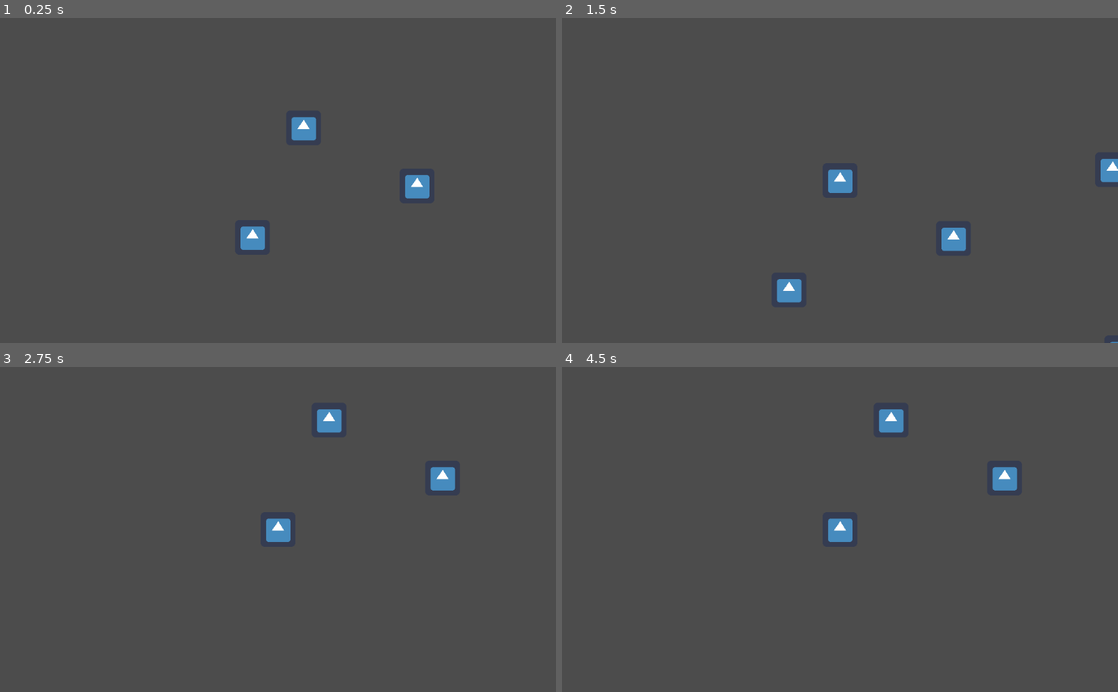
Above: before the commit, frames 1-4 (two rows, left to right).
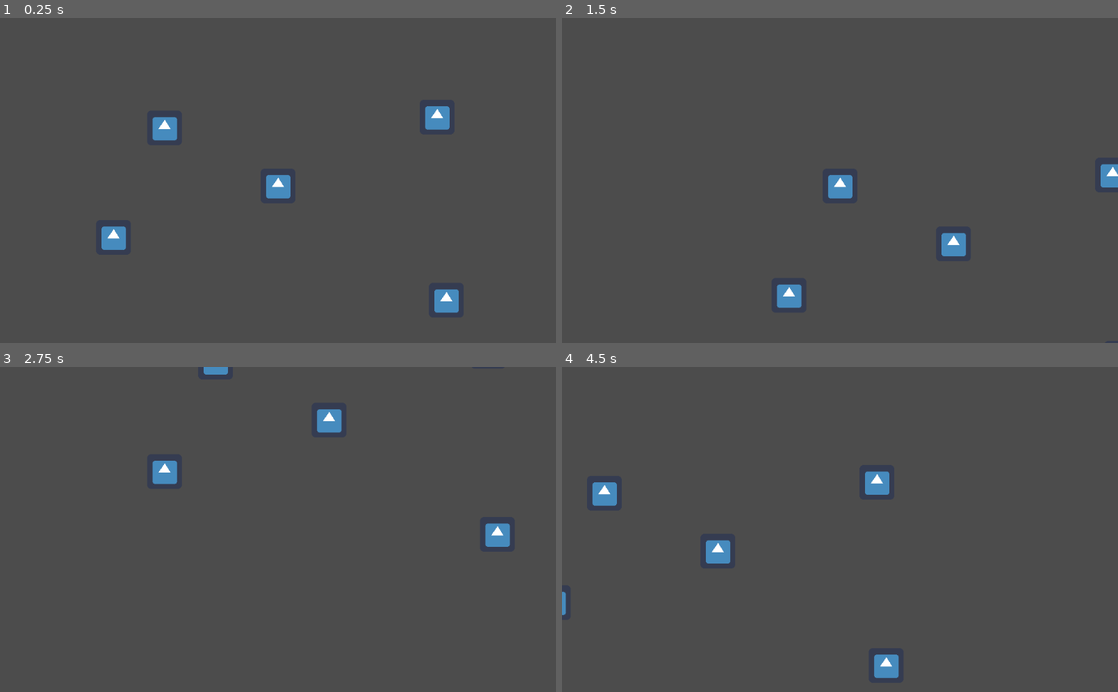
Above: after the commit, the same moments.

Repository: Aki78/GameClubMetropolia
Game: Godot game, scene res://Exercise13.tscn
The game is run twice, just before and just after one commit, with the same random seed, the same clock (stepped at 60 frames per second) and the same inputs. This scene is started directly instead of the project's main scene. The engine's default icon, where the game draws it, is replaced by a stand-in: a white triangle on a blue panel in a dark square.
Inputs (mouse positions are in pixels of both pictures, inside the frame that each line leads up to; where the layout moved, square brackets give the same spot in the first picture):
- Up to frame 1 (0.25 s): no input
- Up to frame 2 (1.5 s): click (840, 187) [979, 187] at 0.5 s; click (728, 122) at 1.25 s
- Up to frame 3 (2.75 s): click (227, 643) [227, 640] at 2 s
- Up to frame 4 (4.5 s): click (1056, 536) at 2.77 s; click (778, 461) at 3.52 s; tap Enter at 4.25, 4.35 s; move the mouse to (962, 513) at 4.27 s; hold W (ui2_up) from 4.28 s (still down); click (962, 513) at 4.42 s

The runs differ from the first frame. In frame 1, 2.6% of the frame differs, in the area x 18-83%, y 27-91%; in frame 2, 0.8%; in frame 3, 1.4%; in frame 4, 2.3%.

Commit message:
ex 13 added dragging but wrong

Diff:
--- a/exercises/Camera2D.gd
+++ b/exercises/Camera2D.gd
@@ -8,9 +8,14 @@
 var des_zoom: = zoom
 
 var flag = false
+var mousepos
+var difference
 
 func _process(delta: float) -> void:
 	zoom = lerp(zoom, des_zoom, lerp_speed)
+	if flag == true:
+		mousepos = get_viewport().get_mouse_position()
+		position = mousepos
 
 
 func _input(event: InputEvent) -> void:
@@ -19,9 +24,10 @@
 			change_des_zoom(-1)
 		elif event.button_index == BUTTON_WHEEL_DOWN:
 			change_des_zoom(1)
-		if event.button_index == BUTTON_LEFT:
+		if event.pressed and event.button_index == BUTTON_LEFT:
 			flag = true
-
+		else:
+			flag = false
 
 
 func change_des_zoom(dir: int) -> void:
--- a/exercises/Exercise13.tscn
+++ b/exercises/Exercise13.tscn
@@ -8,7 +8,7 @@
 script = ExtResource( 2 )
 
 [node name="Camera2D" type="Camera2D" parent="."]
-position = Vector2( 256, 300 )
+position = Vector2( 512, 300 )
 current = true
 script = ExtResource( 3 )
 
